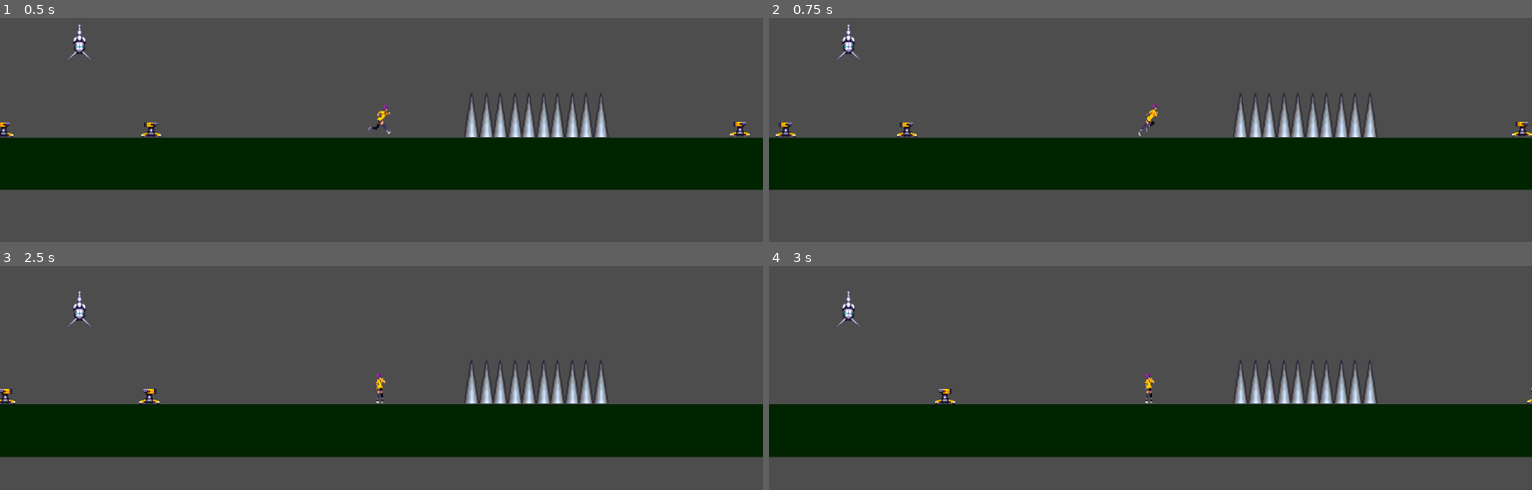
Above: before the commit, frames 1-4 (two rows, left to right).
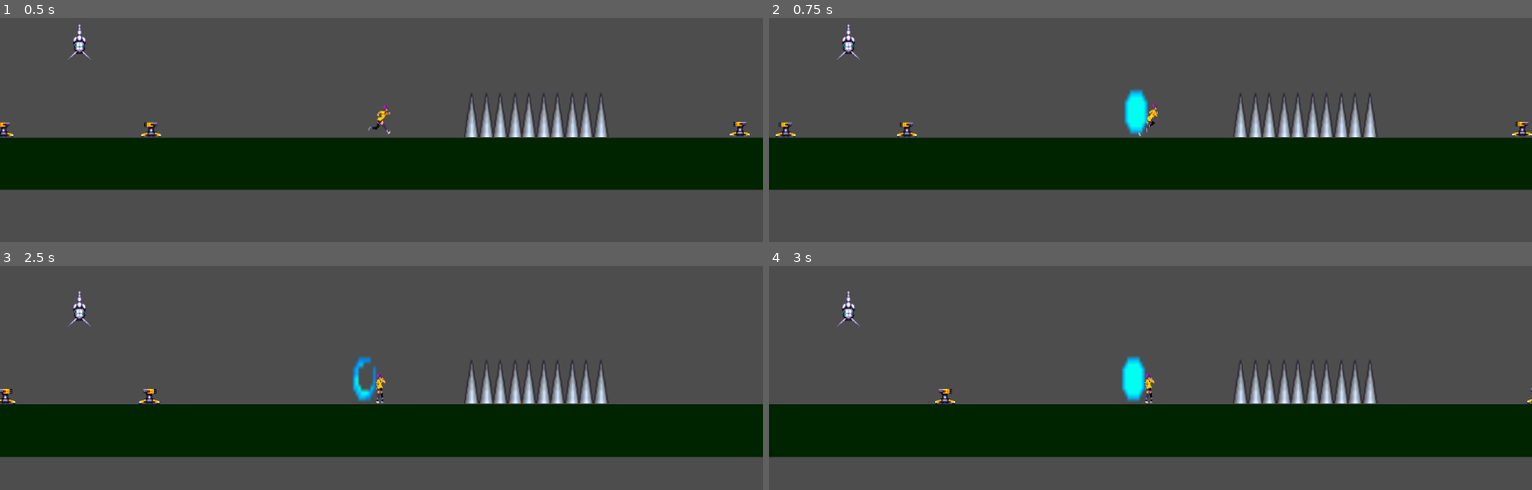
Above: after the commit, the same moments.

Repository: Aditya-Verma251/adivitiya-game
Game: Godot game, scene res://src/level_0.tscn
Same seed, same stepped clock (60 frames per second), same inputs: the game is played once before the commit and once after it.
Inputs:
- Up to frame 1 (0.5 s): no input
- Up to frame 2 (0.75 s): tap X (attack) at 0.6 s
- Up to frame 3 (2.5 s): tap Z (jump) at 0.77, 1.52 s; tap Left (larrow) at 0.8, 1.35 s; tap Right (rarrow) at 1.55, 2.1 s; tap X (attack) at 2.3 s
- Up to frame 4 (3 s): tap X (attack) at 2.85 s

Frame 1 is identical in both runs. In frame 2, 0.5% of the frame differs, in the area x 46-50%, y 31-52%; in frame 3, 0.4%; in frame 4, 0.5%.

Commit message:
swrod made im lowkey dying

Diff:
--- a/src/enemy_1.gd
+++ b/src/enemy_1.gd
@@ -25,6 +25,8 @@
 	move_and_slide()
 
 
+func takeDamage(value):
+	queue_free()
 
 func _on_time_period_timeout() -> void:
 	speed = -speed
--- a/src/enemy_2.gd
+++ b/src/enemy_2.gd
@@ -21,6 +21,10 @@
 	$TimePeriod.one_shot = false
 	$TimePeriod.wait_time = time
 
+
+
+func takeDamage(value):
+	queue_free()
 
 func _process(delta: float) -> void:
 	pass
--- a/src/enemy_2_projectile.gd
+++ b/src/enemy_2_projectile.gd
@@ -20,6 +20,9 @@
 func setException(v):
 	e2 = v
 
+func destroyBullet():
+	queue_free()
+
 func _on_enemy_2_projectile_body_entered(body: Node2D) -> void:
 	print(e2)
 	if body.name == "Player":
--- a/src/player.gd
+++ b/src/player.gd
@@ -6,6 +6,7 @@
 @export var ospeed = 300.0
 @export var dashSpeed = 2000.0
 @export var max_speed = 1000.0
+@export var damageValue = 50.0
 var speed = 300.0
 var justDashed = false
 var endDash = false
@@ -17,10 +18,36 @@
 var isJumping
 var isRunning
 var isIdle
+var direction
 
 func _ready() -> void:
+	$SwordAnim.visible = false
 	$CollisionShape2D/AnimatedSprite2D.play()
+	$Sword.collision_layer = 32
+	$Sword.collision_mask = 32
 	og = g
+
+func swing():
+	if direction > 0:
+		$Sword.position.x = 100
+		$SwordAnim.flip_h = false
+		$SwordAnim.position.x = 100
+
+	else:
+		$Sword.position.x = -100
+		$SwordAnim.flip_h = true
+		$SwordAnim.position.x = -100
+
+	$Sword.collision_layer = 1
+	$Sword.collision_mask = 1
+
+	$SwordAnim.visible = true
+	$SwordAnim.play()
+	$SwordTimer.start()
+
+func _process(delta: float) -> void:
+	if Input.is_action_just_pressed("attack"):
+		swing()
 
 func _physics_process(delta: float) -> void:
 	# Add the gravity.
@@ -51,7 +78,7 @@
 	#Input.get_axis()
 	# Get the input direction and handle the movement/deceleration.
 	# As good practice, you should replace UI actions with custom gameplay actions.
-	var direction := Input.get_axis("larrow", "rarrow") if isInputFixed else Input.get_axis("rarrow", "larrow")
+	direction = Input.get_axis("larrow", "rarrow") if isInputFixed else Input.get_axis("rarrow", "larrow")
 	if direction:
 		if not isJumping and not isRunning:
 			if $CollisionShape2D/AnimatedSprite2D.is_playing():
@@ -128,3 +155,20 @@
 func _on_dash_time_timeout() -> void:
 	g = og
 	endDash = false# Replace with function body.
+
+
+func _on_sword_body_entered(body: Node2D) -> void:
+	if body.has_method("takeDamage"):
+		body.takeDamage(damageValue) # Replace with function body.
+
+	if body.has_method("destroyBullet"):
+		body.destroyBullet()
+
+
+func _on_sword_timer_timeout() -> void:
+	$Sword.collision_layer = 32
+	$Sword.collision_mask = 32
+
+	$SwordAnim.visible = false
+	if $SwordAnim.is_playing():
+		$SwordAnim.stop() # Replace with function body.
--- a/src/player.tscn
+++ b/src/player.tscn
@@ -1,11 +1,31 @@
-[gd_scene load_steps=4 format=3 uid="uid://cqiyvpwmi2l68"]
+[gd_scene load_steps=8 format=3 uid="uid://cqiyvpwmi2l68"]
 
 [ext_resource type="Script" path="res://src/player.gd" id="1_786lq"]
 [ext_resource type="SpriteFrames" uid="uid://bx3k4na7otc08" path="res://asstes/jump_anim.tres" id="3_2ke40"]
+[ext_resource type="Texture2D" uid="uid://n6omb4oftkqp" path="res://asstes/SPRITES/misc/shot-hit/shot-hit-1.png" id="3_25iee"]
+[ext_resource type="Texture2D" uid="uid://dxiv1vf4w17dn" path="res://asstes/SPRITES/misc/shot-hit/shot-hit-2.png" id="4_dcf6l"]
+[ext_resource type="Texture2D" uid="uid://dhmvscoxlpp7t" path="res://asstes/SPRITES/misc/shot-hit/shot-hit-3.png" id="5_i22jg"]
 
 [sub_resource type="CapsuleShape2D" id="CapsuleShape2D_42yxe"]
 radius = 17.1048
 height = 51.0712
+
+[sub_resource type="SpriteFrames" id="SpriteFrames_0jhji"]
+animations = [{
+"frames": [{
+"duration": 1.0,
+"texture": ExtResource("3_25iee")
+}, {
+"duration": 1.0,
+"texture": ExtResource("4_dcf6l")
+}, {
+"duration": 1.0,
+"texture": ExtResource("5_i22jg")
+}],
+"loop": false,
+"name": &"default",
+"speed": 6.0
+}]
 
 [node name="Player" type="CharacterBody2D"]
 script = ExtResource("1_786lq")
@@ -20,7 +40,6 @@
 
 [node name="AnimatedSprite2D" type="AnimatedSprite2D" parent="CollisionShape2D"]
 position = Vector2(0, -10.2142)
-scale = Vector2(1, 1)
 sprite_frames = ExtResource("3_2ke40")
 animation = &"run"
 frame_progress = 0.986065
@@ -42,5 +61,24 @@
 wait_time = 0.25
 one_shot = true
 
+[node name="Sword" type="Area2D" parent="."]
+
+[node name="CollisionPolygon2D" type="CollisionPolygon2D" parent="Sword"]
+polygon = PackedVector2Array(16, -128, -32, -272, 48, -280, 136, -264, 216, -200, 232, -112, 248, -48, 224, 24, 176, 80, 104, 112, 48, 120, 8, -8)
+
+[node name="SwordAnim" type="AnimatedSprite2D" parent="."]
+position = Vector2(124.751, -67.0058)
+rotation = 3.14159
+scale = Vector2(17.169, 34.2786)
+sprite_frames = SubResource("SpriteFrames_0jhji")
+frame = 2
+frame_progress = 1.0
+
+[node name="SwordTimer" type="Timer" parent="."]
+wait_time = 0.5
+one_shot = true
+
 [connection signal="timeout" from="DashTimer" to="." method="_on_dash_timer_timeout"]
 [connection signal="timeout" from="DashTime" to="." method="_on_dash_time_timeout"]
+[connection signal="body_entered" from="Sword" to="." method="_on_sword_body_entered"]
+[connection signal="timeout" from="SwordTimer" to="." method="_on_sword_timer_timeout"]
